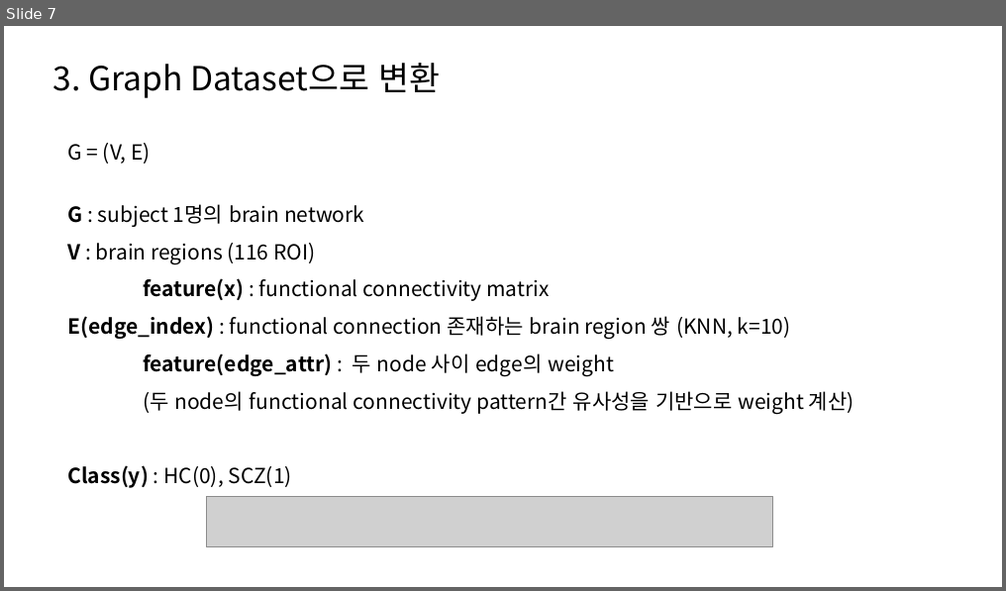
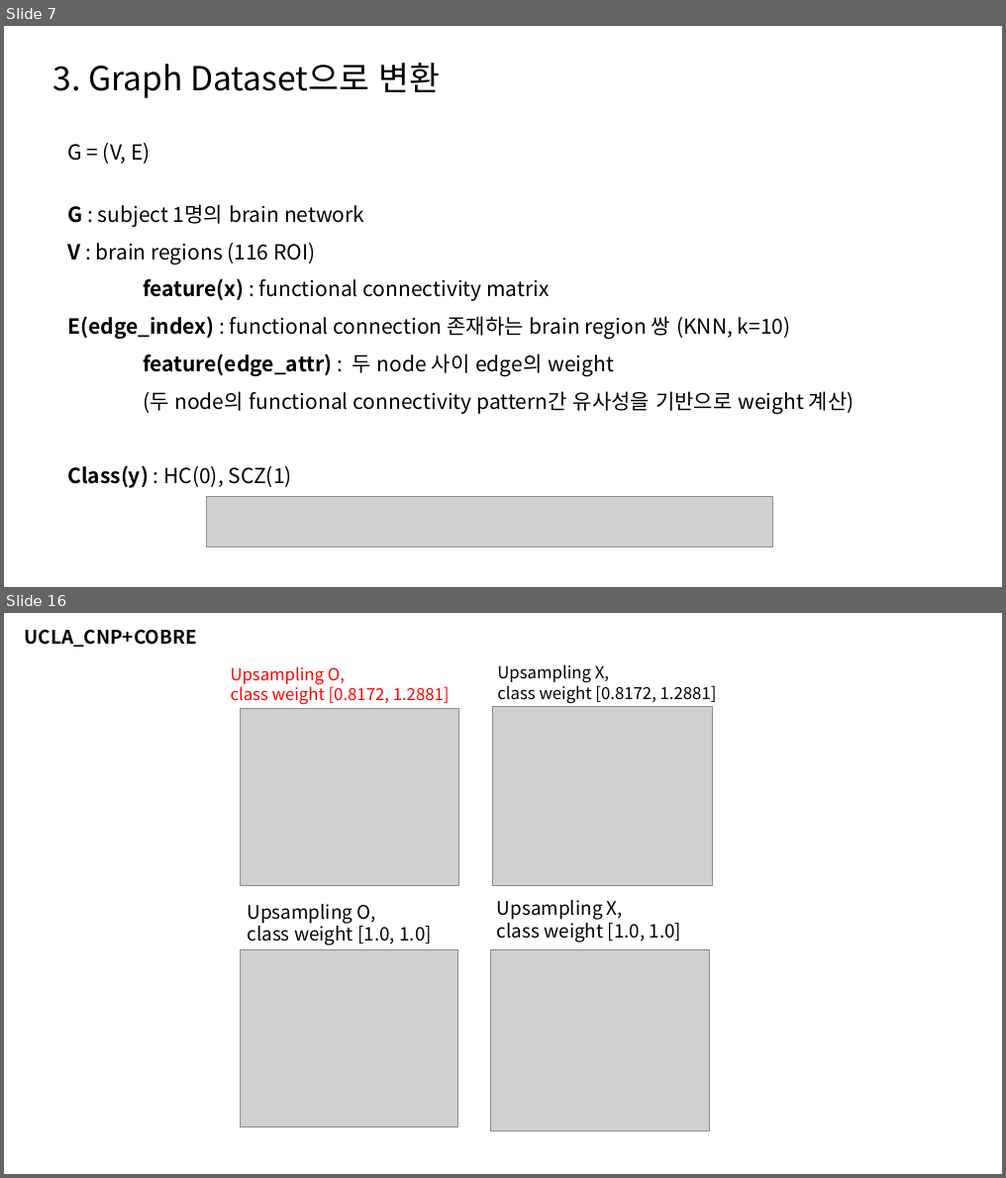
Before and after one commit to janett105/GNN_SCHZ, a slide deck: Presentation/초기 발표 (1).pptx. Shown one above the other, each under a label of ours: slide 7 before the commit, slides 7 and 16 after it; the slides between them are not shown. The pictures are 1006x591 and 1006x1178 pixels, drawn with LibreOffice and Linux fonts; fonts in the diff are those of the drawing; grey boxes stand for pictures. Boxes give left, top, right and bottom in pixels: in the first picture for what was removed or moved away, otherwise in the second. Text is boxed around its words. In the diff, an @@ line names an element or a change of style, - is before the commit and + after.

```diff
--- a/Presentation/초기 발표 (1).pptx
+++ b/Presentation/초기 발표 (1).pptx
@@ slide 16 added at [4, 613, 1002, 1174], background #FFFFFF @@
@@ text added at [25, 629, 197, 647], 18 pt, text #000000, bold @@
+UCLA_CNP+COBRE
@@ text added at [231, 666, 450, 705], 16 pt, text #FF0000 @@
+Upsampling O,
+class weight [0.8172, 1.2881]
@@ text added at [497, 664, 717, 704], 16 pt, text #000000 @@
+Upsampling X,
+class weight [0.8172, 1.2881]
@@ picture added at [240, 708, 459, 886] @@
@@ picture added at [493, 707, 712, 885] @@
@@ text added at [248, 904, 432, 946], 18 pt, text #000000 @@
+Upsampling O,
+class weight [1.0, 1.0]
@@ text added at [497, 900, 682, 943], 18 pt, text #000000 @@
+Upsampling X,
+class weight [1.0, 1.0]
@@ picture added at [240, 950, 458, 1128] @@
@@ picture added at [490, 950, 709, 1132] @@
```
Also in this commit, not shown: 8 slides changed, 4 other slides added, 1 slide removed, 30 other files.
